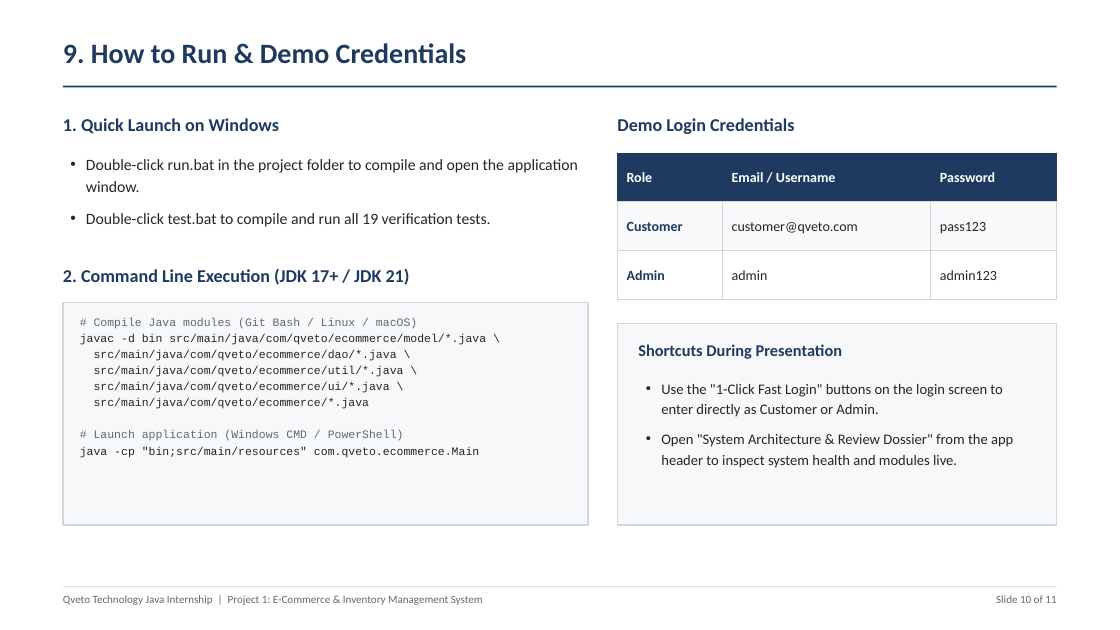
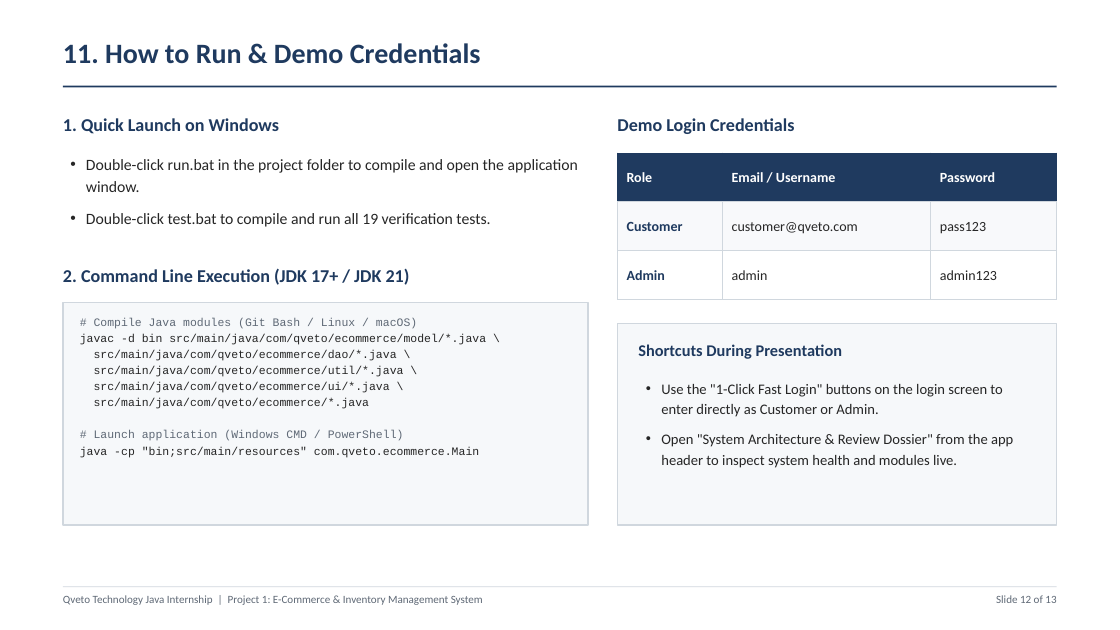
Before and after one commit to Hack44/Qveto-java-team-project, a slide deck: slide 12 of Qveto_Project_Presentation.pptx (slide 10 before the commit). Drawn at 1120x630 pixels with LibreOffice and Linux fonts; fonts in the diff are those of the drawing. Boxes give left, top, right and bottom in pixels: in the first picture for what was removed or moved away, otherwise in the second. Text is boxed around its words. In the diff, an @@ line names an element or a change of style, - is before the commit and + after.

```diff
--- a/Qveto_Project_Presentation.pptx
+++ b/Qveto_Project_Presentation.pptx
@@ text at (x1=63, y1=43, x2=481, y2=64): text changed @@
-9. How to Run & Demo Credentials
+11. How to Run & Demo Credentials
@@ text at (x1=996, y1=595, x2=1056, y2=603): text changed @@
-Slide 10 of 11
+Slide 12 of 13
```
Also in this commit, not shown: 9 other slides changed, 2 slides added, 2 other files.
